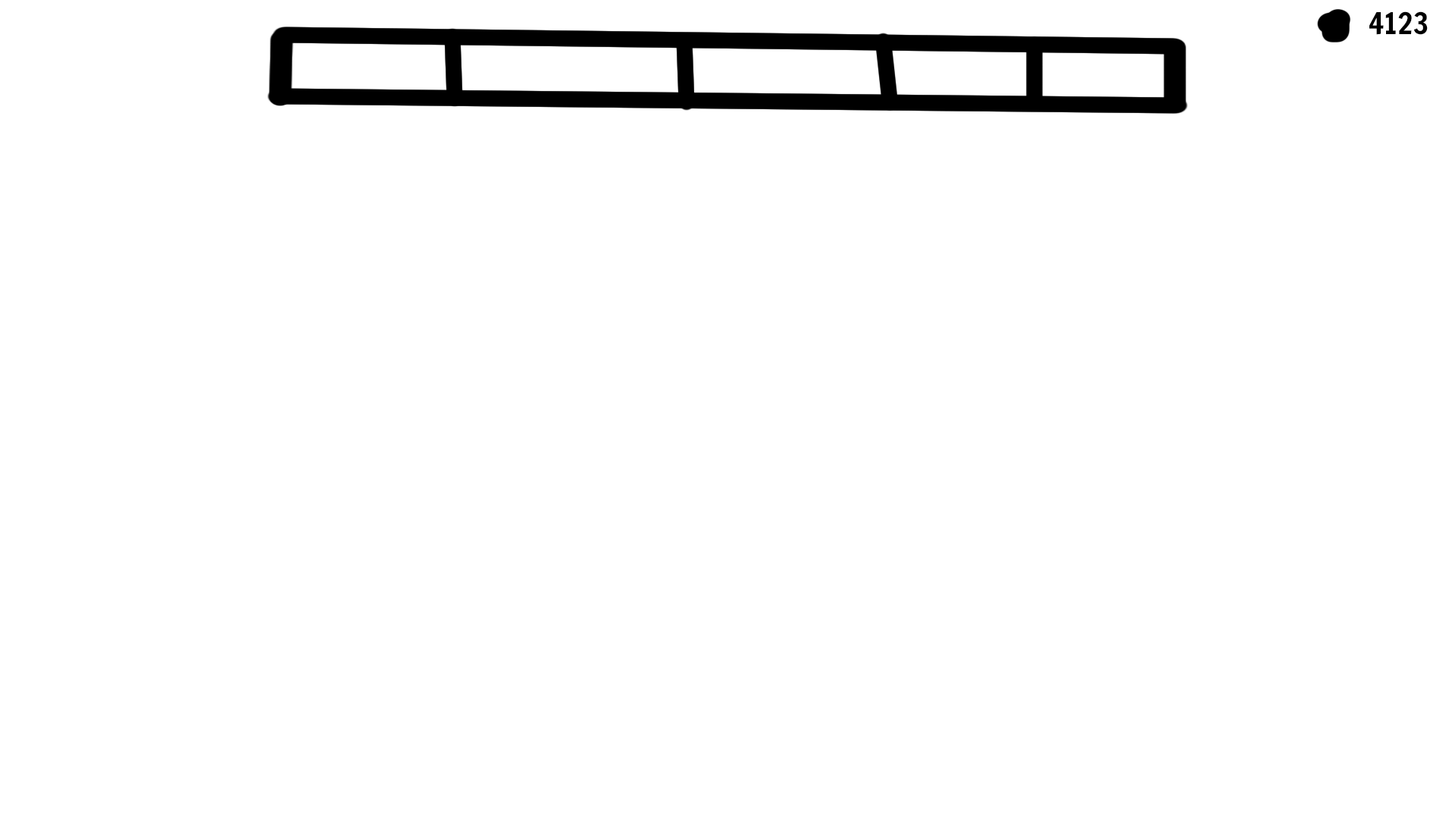
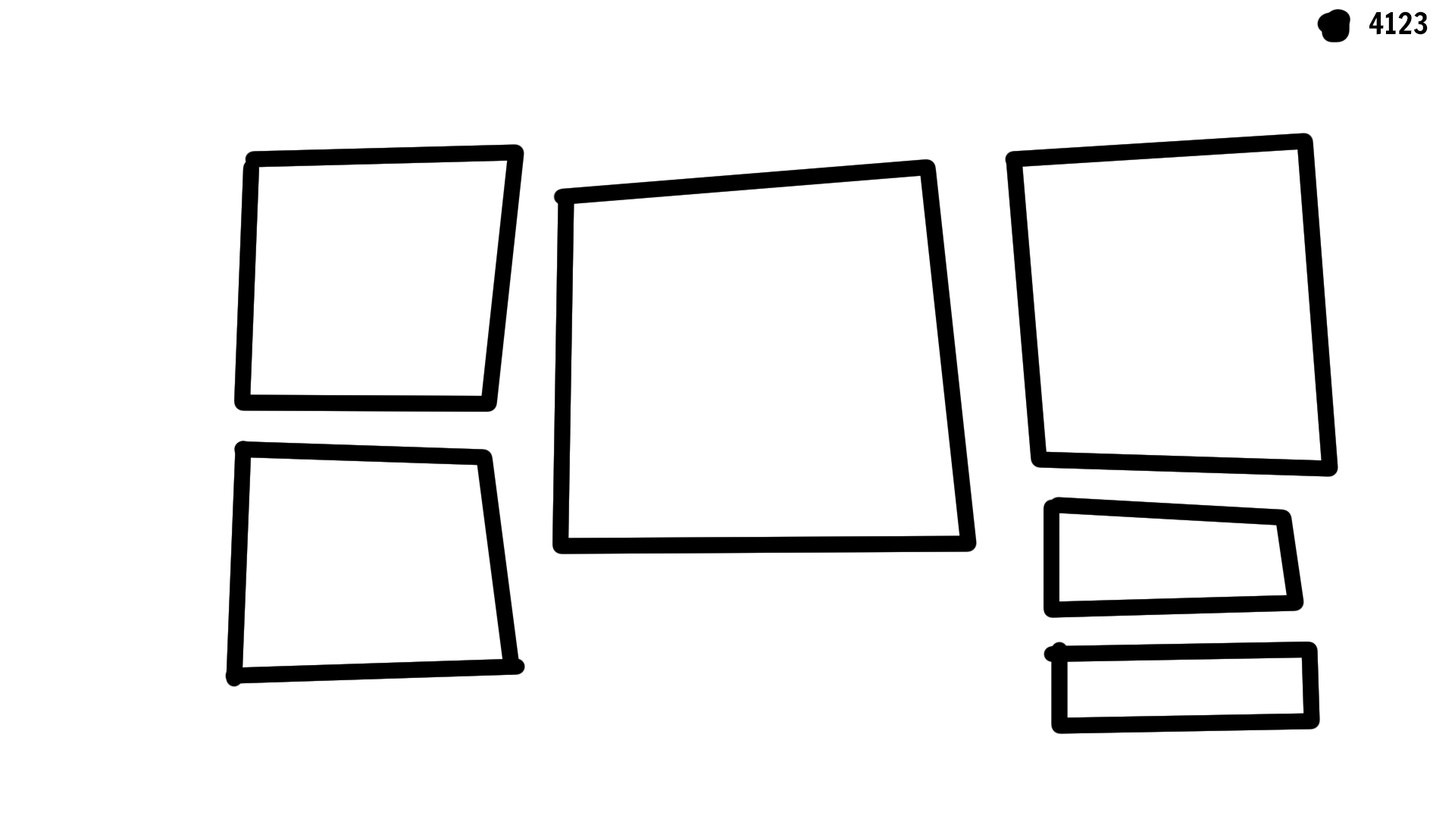
Two versions of the same layered image (1455x819). Layer-by-layer changes:
painted on "Layer 2" over [224, 25, 1339, 735]
